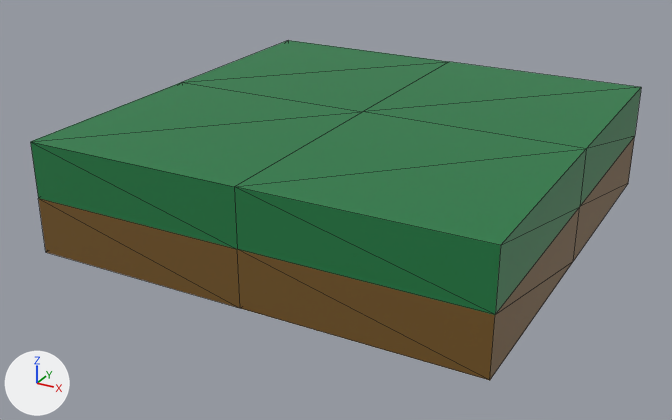
The glTF model Assets/Tile.glb as it was, and as the next commit left it.
Before and after are seen from a 50 mm camera at (1.81, -3.54, 1.52) aimed at (-0.06, -0.13, -0.19). The lights are fixed; the arrows at lower left show +X, +Y and +Z. Mesh edges are drawn as thin lines. Vertices at the same position are counted once.
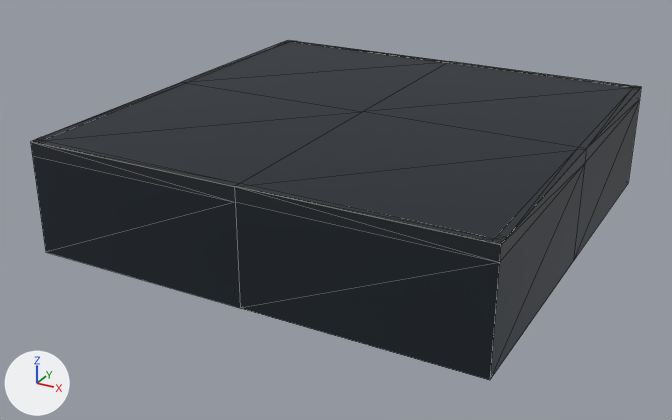
The change, as a list of edits to the scene's bpy script:
```text
Change mat_material:
    mat_material.base_color: (0.18, 0.0934, 0.0175) -> (0.0123, 0.0165, 0.0215)  # brown #765624 -> black #1d2328
Add mat_base:
    mat_base = principled_material('base')
    mat_base.base_color = (0.0222, 0.0307, 0.0409)  # dark blue #293139
    mat_base.metallic = 0.5
Change me_cube:
    used by ob_cube; location = (0.0, 0.0, 0.0)
    remove me_cube.from_pydata(...)  # 26 vertices, 48 faces; spans x -1.0..1.0, y -1.0..1.0, z -0.25..0.25
    remove me_cube.materials.append(mat_grass)  # dark green #1e7b43
    add me_cube.from_pydata(...)  # 66 vertices, 88 faces; spans x -1.0..1.0, y -1.0..1.0, z -0.5..0.0
    me_cube part 1: a new loose piece of 26 vertices spanning x -1.0..1.0, y -1.0..1.0, z -0.5..0.0
    me_cube part 2
    18 vertices are removed from x -1.0..1.0, y -1.0..1.0, z -0.25..0.25
    48 faces are deleted
    32 vertices are added at x -1.0..1.0, y -1.0..1.0, z 0.0
    40 new faces join them, mat_material (black #1d2328)
    add me_cube.materials.append(mat_base)  # dark blue #293139
Change ob_cube:
    ob_cube.location: (0.0, 0.0, 0.0) -> (0.0, 0.0, 0.251)
```

Where the change shows, as pixel boxes [x1, y1, x2, y2] in the pictures (672 x 420 px; the box of a moved part takes in the faces that stretch with it):
'Cube', recoloured, reshaped, moved (green to black): [31, 40, 641, 380] in both
part 1 of me_cube, added (black): after [31, 42, 641, 380]
part 2 of me_cube, moved or reshaped: before [31, 40, 641, 380]; after [32, 40, 641, 245]
